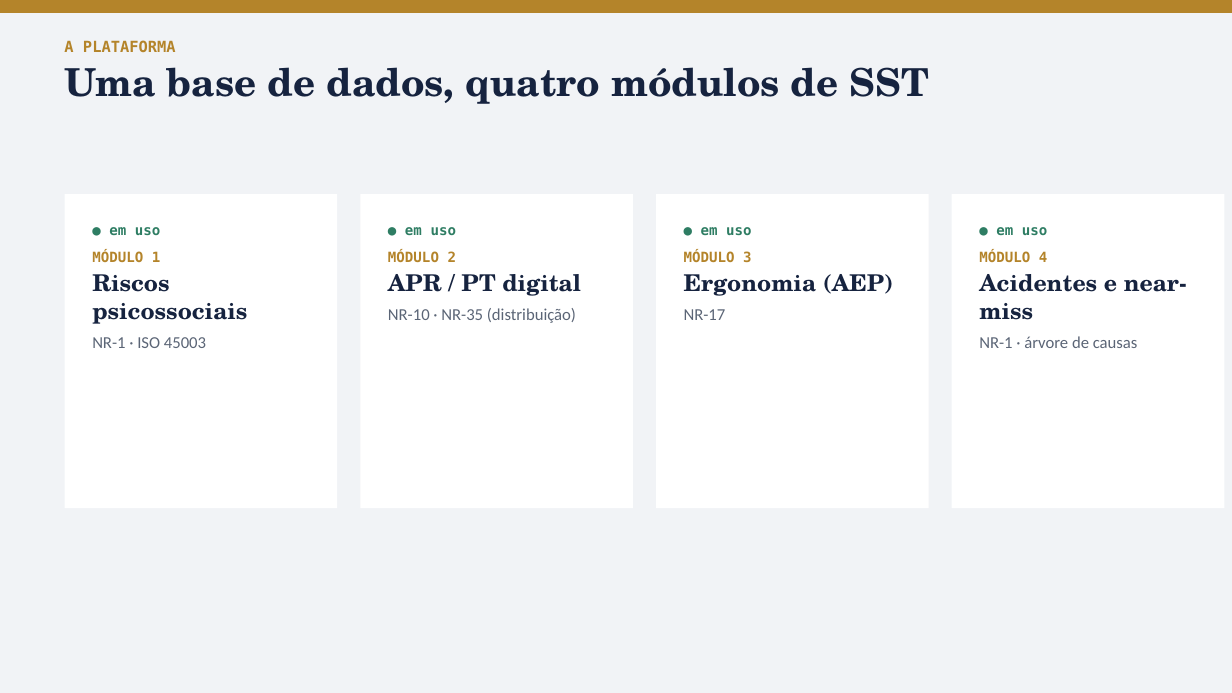
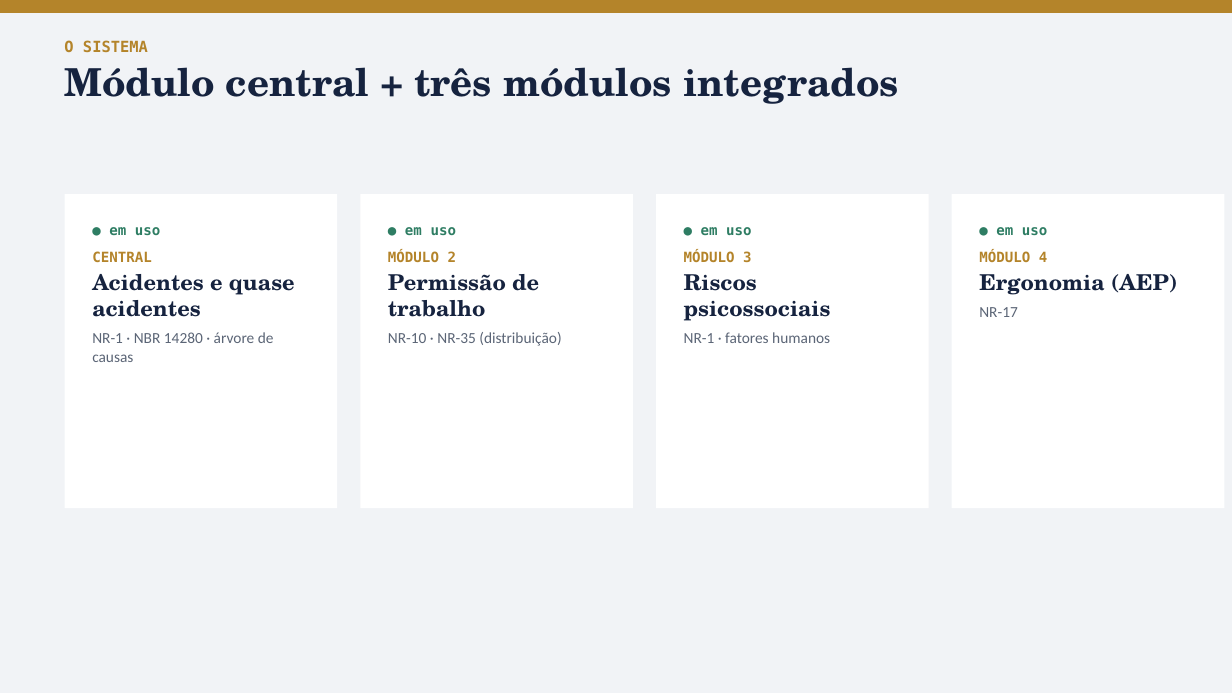
Before and after one commit to rodrigozambon20-del/TCCENGENHARIASEGURAN-A, a slide deck: slide 7 of docs/tcc/apresentacao/Apresentacao_Banca_Psike.pptx. Drawn at 1232x693 pixels with LibreOffice and Linux fonts; fonts in the diff are those of the drawing. Boxes give left, top, right and bottom in pixels: in the first picture for what was removed or moved away, otherwise in the second. Text is boxed around its words. In the diff, an @@ line names an element or a change of style, - is before the commit and + after.

```diff
--- a/docs/tcc/apresentacao/Apresentacao_Banca_Psike.pptx
+++ b/docs/tcc/apresentacao/Apresentacao_Banca_Psike.pptx
@@ text at [64,40,899,104]: text changed @@
-A PLATAFORMA
-Uma base de dados, quatro módulos de SST
+O SISTEMA
+Módulo central + três módulos integrados
@@ text at [92,251,295,362]: text changed; size 18 to 12 pt; font TeX Gyre Schola to Calibri; text colour #16233F to #5B6576 @@
-MÓDULO 1
-Riscos psicossociais
-NR-1 · ISO 45003
+CENTRAL
+Acidentes e quase acidentes
+NR-1 · NBR 14280 · árvore de causas
@@ text at [388,274,539,317]: text changed; size 18 to 17 pt @@
-APR / PT digital
+Permissão de trabalho
@@ text at [684,274,831,343]: text changed; size 18 to 17 pt @@
-Ergonomia (AEP)
-NR-17
+Riscos psicossociais
+NR-1 · fatores humanos
@@ text at [979,274,1178,317]: text changed; size 18 to 17 pt @@
-Acidentes e near-miss
-NR-1 · árvore de causas
+Ergonomia (AEP)
+NR-17
@@ text at [388,332,561,346]: size 13 to 12 pt in "NR-10 · NR-35 (distribuição)" @@
```
Also in this commit, not shown: 11 other slides changed, 1 slide added, 1 slide removed, 5 other files.
